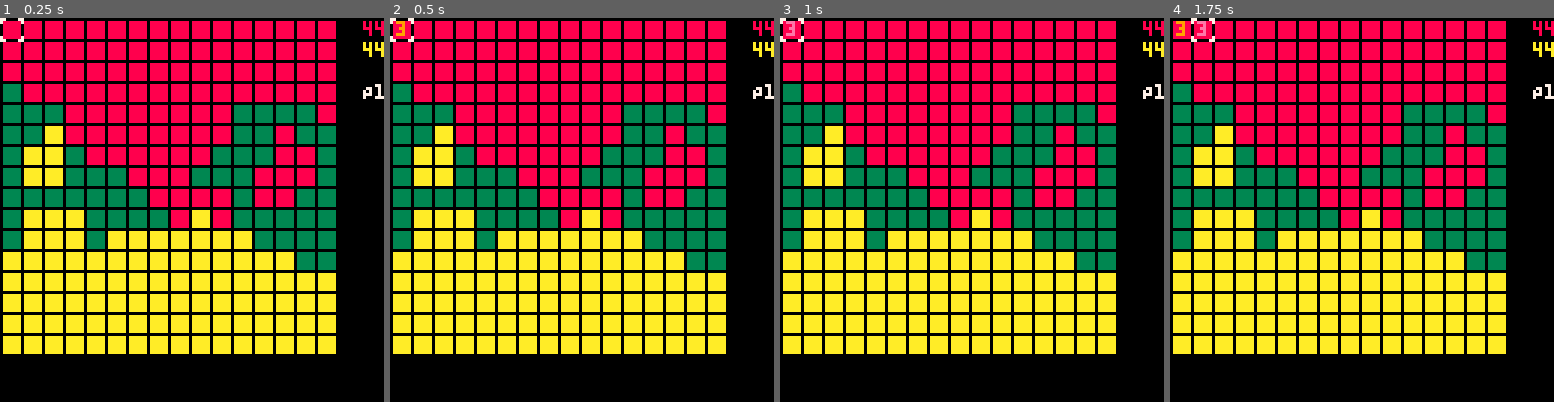
Above: before the commit, frames 1-4 (left to right).
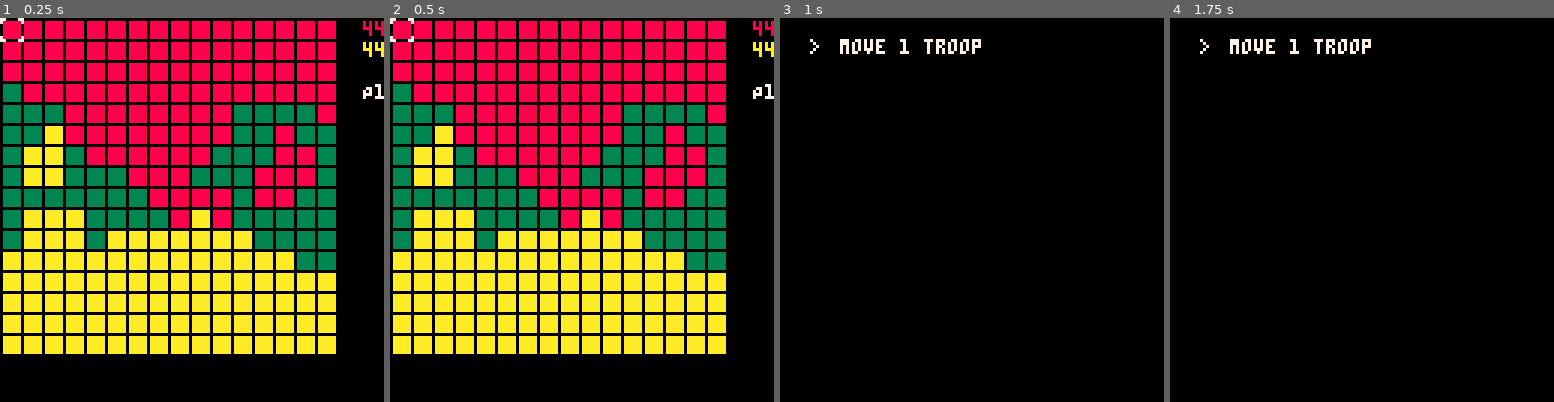
Above: after the commit, the same moments.

Repository: CicadaCinema/Shapebase
Game: PICO-8 cartridge main.p8
Same seed, same stepped clock (60 frames per second), same inputs: the game is played once before the commit and once after it.
Inputs:
- Up to frame 1 (0.25 s): no input
- Up to frame 2 (0.5 s): tap X (X key) at 0.33 s
- Up to frame 3 (1 s): tap O (Z key) at 0.7 s
- Up to frame 4 (1.75 s): tap X (X key) at 1.07 s; hold Right from 1.6 s (still down); tap O (Z key) at 1.7 s

Frame 1 is identical in both runs. In frame 2, less than 0.1% of the frame differs, in the area x 1-4%, y 0-5%; in frame 3, 57%, in the area x 0-100%, y 0-88%; in frame 4, 57%.

Commit message:
VERY rudimentary menu system
uses two 'screens' - a map screen and a menu screen

z to go menu screen
x to go to map screen

also removed commented out code

Diff:
--- a/main.p8
+++ b/main.p8
@@ -4,6 +4,18 @@
 
 function _init()
 	current_player = 1
+	-- action id (or 0 for action select menu), options
+	current_action = {nil, {}}
+	action_cursor_pos = 1
+
+	directions = {"North, South", "East", "West"}
+
+	-- actions for each of the foreground sprites, their cost and options
+	actions = {{},{},{},{},{},{},{},{},
+		{
+			{"move 1 troop", 1, directions}
+		}
+	}
 
 		-- player points are stored as one array
 	player_points = {44,44}
@@ -52,172 +64,86 @@
 end
 
 function _update()
-	-- move cursor according to button inputs
-	if (btnp(0)) cursor_pos[1] -= 1
-	if (btnp(1)) cursor_pos[1] += 1
-	if (btnp(2)) cursor_pos[2] -= 1
-	if (btnp(3)) cursor_pos[2] += 1
-
-	-- restrict cursor to grid
-	for i=1,2 do
-		if (cursor_pos[i]<0) cursor_pos[i]=0
-		if (cursor_pos[i]>15) cursor_pos[i]=15
+	-- if on map screen
+	if (current_action[1] == nil) then
+		-- if user wants to enter menu screen
+		if (btnp(4)) then
+			current_action[1] = 0
+			-- find current foreground sprite to retrieve list of actions
+			current_foreground_sprite = grid[cursor_pos[2]+1][cursor_pos[1]+1]
+
+			-- fill list of possible actions
+			for i=1,#actions[current_foreground_sprite] do
+				current_action[2][i] = actions[current_foreground_sprite][i][1]
+			end
+		-- if user is interacting with map screen
+		else
+			-- move cursor according to button inputs
+			if (btnp(0)) cursor_pos[1] -= 1
+			if (btnp(1)) cursor_pos[1] += 1
+			if (btnp(2)) cursor_pos[2] -= 1
+			if (btnp(3)) cursor_pos[2] += 1
+
+			-- restrict cursor to grid
+			for i=1,2 do
+				if (cursor_pos[i]<0) cursor_pos[i]=0
+				if (cursor_pos[i]>15) cursor_pos[i]=15
+			end
+		end
+	-- if on menu screen
+	else
+		-- if user wants to enter map screen
+		if (btnp(5)) then
+			current_action[1] = nil
+		-- if user is interacting with menu screen
+		else
+			-- change action cursor position
+			if (btnp(2)) action_cursor_pos -= 1
+			if (btnp(3)) action_cursor_pos += 1
+		end
 	end
-
-	-- place test sprites (temp)
-	if (btnp(4)) grid[cursor_pos[2]+1][cursor_pos[1]+1] = 5
-	if (btnp(5)) grid[cursor_pos[2]+1][cursor_pos[1]+1] = 8
-
-	--[[
-	if mode == 0 then
-		if (btnp(0) and x > 0) x -= 8
-		if (btnp(1) and x < 120) x += 8
-		if (btnp(2) and y > 0) y -= 8
-		if (btnp(3) and y < 120) y += 8
-		if (btnp(4)) mode = 1
-		if (btnp(5)) sel_spr = sprite
-		if (btnp(5)) draw[drawnum] = sel_spr
-		if (btnp(5)) drawnum += 1
-		if (btnp(5)) draw[drawnum] = x
-		if (btnp(5)) drawnum += 1
-		if (btnp(5)) draw[drawnum] = y
-		if (btnp(5)) drawnum += 1
-		if (btnp(5)) drawlen += 3
-	elseif mode == 1 then
-		if (btnp(1)) sprite += 1
-		if (btnp(0)) sprite -= 1
-		if (btnp(4)) mode = 2
-		if (btnp(5)) mode = 0
-	elseif mode == 2 then
-		if (btnp(2)) col += 1
-		if (btnp(3)) col -= 1
-		if (btnp(4)) mode = 3
-		if (btnp(5)) mode = 1
-	elseif mode == 3 then
-		if (btnp(0) and x > 0) x -= 8
-		if (btnp(1) and x < 120) x += 8
-		if (btnp(2) and y > 0) y -= 8
-		if (btnp(3) and y < 120) y += 8
-		if (btnp(4)) then
-			if y == start_ranx and x == start_rany then
-				sprite = 192
-			elseif y == start_ranx and x == islandy then
-			 sprite = 193
-			elseif y == islandx and x == islandy then
-			 sprite = 194
-			elseif y == islandx and x == start_rany then
-			 sprite = 195
-			elseif y == start_ranx then
-			 sprite = 201
-			elseif x == islandy then
-			 sprite = 202
-			elseif y == islandx then
-			 sprite = 203
-			elseif x == start_rany then
-			 sprite = 204
-		if (btnp(4)) sel_spr = sprite
-		if (btnp(4)) draw[drawnum] = sel_spr
-		if (btnp(4)) drawnum += 1
-		if (btnp(4)) draw[drawnum] = x
-		if (btnp(4)) drawnum += 1
-		if (btnp(4)) draw[drawnum] = y
-		if (btnp(4)) drawnum += 1
-		if (btnp(4)) drawlen += 3
-		end
-	 end
-		if (btnp(5)) mode = 2
-	elseif mode == 4 then
-		if (btnp(2)) spr(0, x, y)
-		if (btnp(4)) mode = 5
-	elseif mode == 5 then
-	 if (btnp(2)) mode = mode
-	 if (btnp(4)) mode = 0
-	end
-	end
-
-	islandx = flr(rnd(4))
-	islandx += 10
-	islandy = islandx + flr(rnd(3))
-	start_ranx = flr(rnd(3)) +1
-	start_rany = flr(rnd(3)) +1
-
-	i = 0
-	j = 0
-	--]]
 end
-
 
 function _draw()
 	cls()
 
-	-- draw backdrop
-	for y=1,16 do
-		for x=1,16 do
-			-- fetch the sprite id from the grid array and draw it
-			-- ensure the first sprite is drawn at (0,0)
-			spr(backdrop[y][x], 7*x-6, 7*y-6)
-		end
+	-- if on map screen
+	if (current_action[1] == nil) then
+		-- draw backdrop
+		for y=1,16 do
+			for x=1,16 do
+				-- fetch the sprite id from the grid array and draw it
+				-- ensure the first sprite is drawn at (0,0)
+				spr(backdrop[y][x], 7*x-6, 7*y-6)
+			end
+		end
+
+		-- draw game objects
+		for y=1,16 do
+			for x=1,16 do
+				spr(grid[y][x], 7*x-6, 7*y-6)
+			end
+		end
+
+		-- draw cursor sprite
+		spr(64, cursor_pos[1]*7, cursor_pos[2]*7)
+
+		-- display player points
+		print(player_points[1], 121, 1, 8)
+		print(player_points[2], 121, 8, 10)
+
+		-- display current player
+		print("P"..current_player, 121, 22, 7)
+	-- if on menu screen
+	else
+		-- display list of possible actions
+		for i=1,#current_action[2] do
+			print(current_action[2][i], 20, 7*i, 7)
+		end
+
+		-- display action cursor
+		print(">", 10, 7*action_cursor_pos, 7)
 	end
-
-	-- draw game objects
-	for y=1,16 do
-		for x=1,16 do
-			spr(grid[y][x], 7*x-6, 7*y-6)
-		end
-	end
-
-	-- draw cursor sprite
-	spr(64, cursor_pos[1]*7, cursor_pos[2]*7)
-
-	-- display player points
-	print(player_points[1], 121, 1, 8)
-	print(player_points[2], 121, 8, 10)
-
-	-- display current player
-	print("P"..current_player, 121, 22, 7)
-
-	--[[
-	for i=0,16 do
-		for j=0,16 do
-			spr(213, i*8, j*8)
-		end
-	end
-	i=0
-	j=0
-	for i=start_rany,islandy do
-		for j=start_ranx,islandx do
-			if j == start_ranx and i == start_rany then
-				spr(192, i*8, j*8)
-			elseif j == start_ranx and i == islandy then
-			 spr(193, i*8, j*8)
-			elseif j == islandx and i == islandy then
-			 spr(194, i*8, j*8)
-			elseif j == islandx and i == start_rany then
-				spr(195, i*8, j*8)
-			elseif j == start_ranx then
-				spr(201, i*8, j*8)
-			elseif i == islandy then
-				spr(202, i*8, j*8)
-			elseif j == islandx then
-				spr(203, i*8, j*8)
-			elseif i == start_rany then
-				spr(204, i*8, j*8)
-			elseif i>start_rany then
-				spr(200, i*8, j*8)
-		end
-
-	for i=0,(drawlen) do
-		spr(draw[3*i],draw[3*i+1],draw[3*i+2])
-	end
-
-	spr(0, x, y)
-	spr(0, x-8, y)
-	spr(sprite, x, y)
-	spr(128+mode, x-8, y)
-	end
-	end
-	--]]
-
 end
 
 __gfx__
